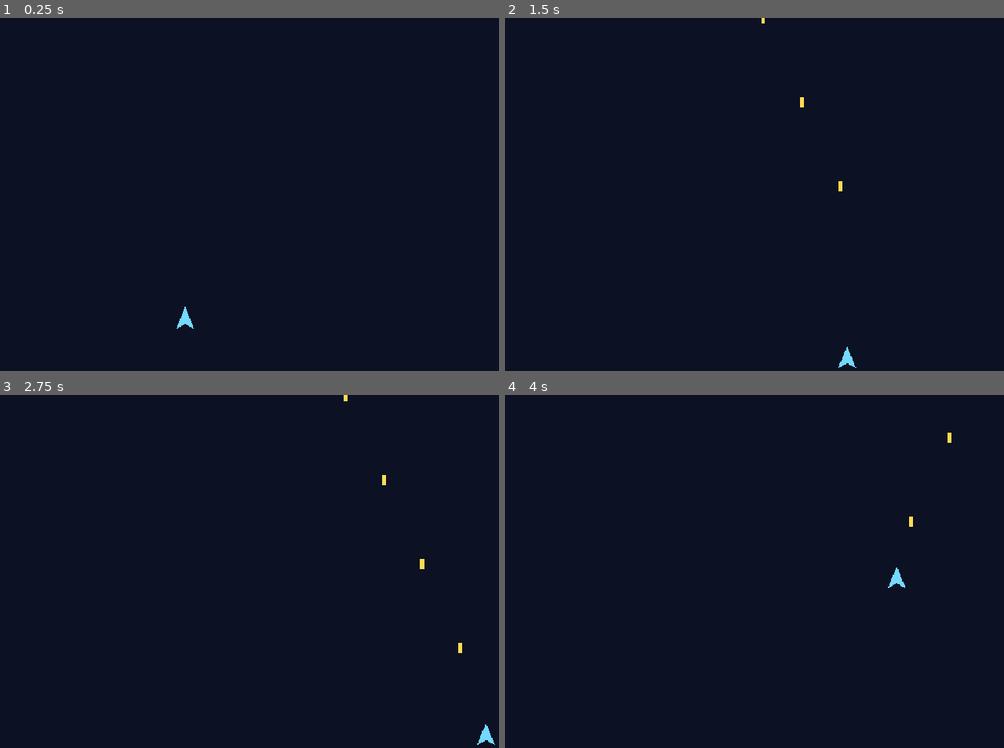
Above: before the commit, frames 1-4 (two rows, left to right).
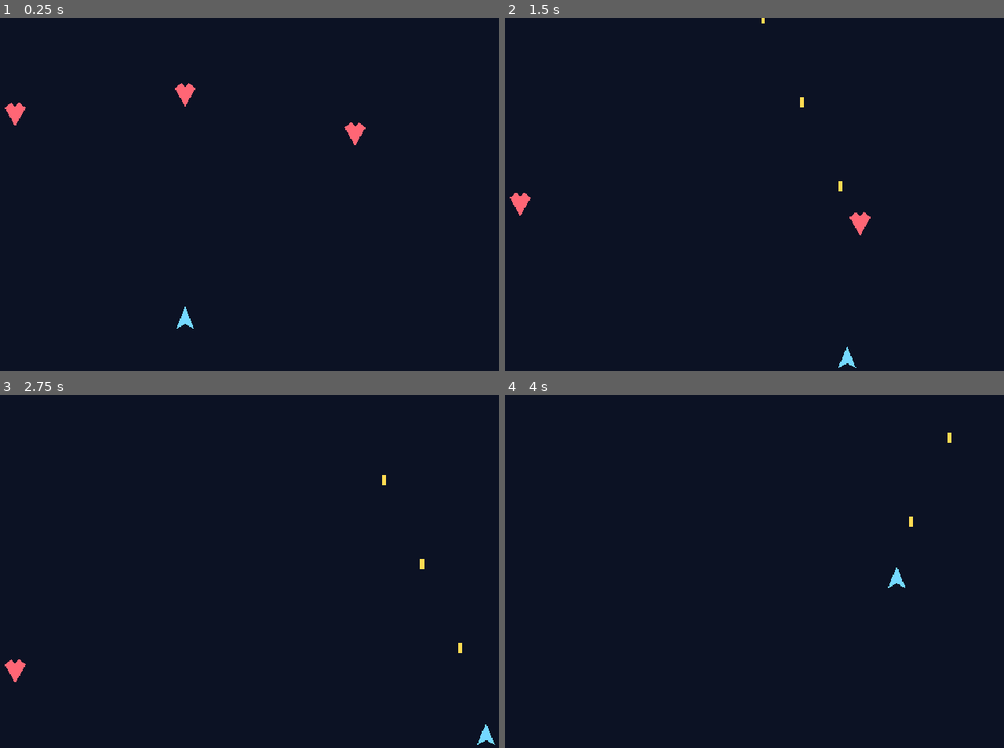
Above: after the commit, the same moments.

Repository: Drew-Z/game-next-spacewar
Game: Godot game, scene res://scenes/main.tscn
Two runs of this game, one before a commit and one after it. Both use one fixed random seed, a clock stepped at 60 frames per second and the inputs below.
Inputs:
- Up to frame 1 (0.25 s): no input
- Up to frame 2 (1.5 s): tap Enter (ui_accept) at 0.5, 0.77 s; hold Right (ui_right) 0.53-1.28 s; hold Space 0.53-1.28 s; hold Down (ui_down) from 1.28 s (still down); tap Space at 1.35 s
- Up to frame 3 (2.75 s): tap Enter (ui_accept) at 1.52 s; release Down (ui_down) at 2.03 s; hold Right (ui_right) from 2.03 s (still down); hold Space from 2.03 s (still down)
- Up to frame 4 (4 s): release Right (ui_right) at 2.78 s; release Space at 2.78 s; hold Up (ui_up) 2.78-3.53 s; tap Space at 2.85 s; tap Enter (ui_accept) at 3.02, 3.77 s; hold Left (ui_left) from 3.53 s (still down); hold Space from 3.53 s (still down)

The runs differ from the first frame. In frame 1, 0.4% of the frame differs, in the area x 0-74%, y 18-36%; in frame 2, 0.3%; in frame 3, 0.2%; in frame 4, nothing differs.

Commit message:
feat(enemy): add basic targets and hit cleanup

Diff:
--- /dev/null
+++ b/scenes/enemy_target.tscn
@@ -0,0 +1,16 @@
+[gd_scene load_steps=3 format=3]
+
+[ext_resource type="Script" path="res://scripts/enemy_target.gd" id="1"]
+
+[sub_resource type="CircleShape2D" id="1"]
+radius = 16.0
+
+[node name="EnemyTarget" type="Area2D"]
+script = ExtResource("1")
+
+[node name="Body" type="Polygon2D" parent="."]
+color = Color(1, 0.4, 0.462745, 1)
+polygon = PackedVector2Array(0, 18, 16, -10, 6, -18, 0, -12, -6, -18, -16, -10)
+
+[node name="CollisionShape2D" type="CollisionShape2D" parent="."]
+shape = SubResource("1")
--- a/scenes/main.tscn
+++ b/scenes/main.tscn
@@ -1,6 +1,7 @@
-[gd_scene load_steps=2 format=3]
+[gd_scene load_steps=3 format=3]
 
 [ext_resource type="PackedScene" path="res://scenes/player.tscn" id="1"]
+[ext_resource type="PackedScene" path="res://scenes/enemy_target.tscn" id="2"]
 
 [node name="Main" type="Node2D"]
 
@@ -11,3 +12,12 @@
 
 [node name="Player" parent="." instance=ExtResource("1")]
 position = Vector2(480, 460)
+
+[node name="EnemyA" parent="." instance=ExtResource("2")]
+position = Vector2(220, 120)
+
+[node name="EnemyB" parent="." instance=ExtResource("2")]
+position = Vector2(480, 90)
+
+[node name="EnemyC" parent="." instance=ExtResource("2")]
+position = Vector2(740, 150)
--- a/scripts/bullet.gd
+++ b/scripts/bullet.gd
@@ -1,6 +1,10 @@
 extends Area2D
 
 @export var speed := 700.0
+
+
+func _ready() -> void:
+	area_entered.connect(_on_area_entered)
 
 
 func _process(delta: float) -> void:
@@ -12,3 +16,9 @@
 		return
 	if global_position.x < -24.0 or global_position.x > viewport_size.x + 24.0:
 		queue_free()
+
+
+func _on_area_entered(area: Area2D) -> void:
+	if area.has_method("hit"):
+		area.hit()
+		queue_free()
--- /dev/null
+++ b/scripts/enemy_target.gd
@@ -0,0 +1,32 @@
+extends Area2D
+
+@export var speed := 110.0
+
+var is_destroyed := false
+
+
+func _process(delta: float) -> void:
+	if is_destroyed:
+		return
+
+	global_position += Vector2.DOWN * speed * delta
+
+	var viewport_size := get_viewport_rect().size
+	if global_position.y > viewport_size.y + 40.0:
+		queue_free()
+
+
+func hit() -> void:
+	if is_destroyed:
+		return
+
+	is_destroyed = true
+	monitoring = false
+	monitorable = false
+
+	var body := $Body as Polygon2D
+	body.color = Color(1, 0.901961, 0.509804, 1)
+	scale = Vector2(1.2, 1.2)
+
+	await get_tree().create_timer(0.08).timeout
+	queue_free()
Not shown, changed: README.md
Not shown, changed: docs/roadmap.md
Not shown, changed: docs/task-board.md
Not shown, changed: docs/test-checklist.md
